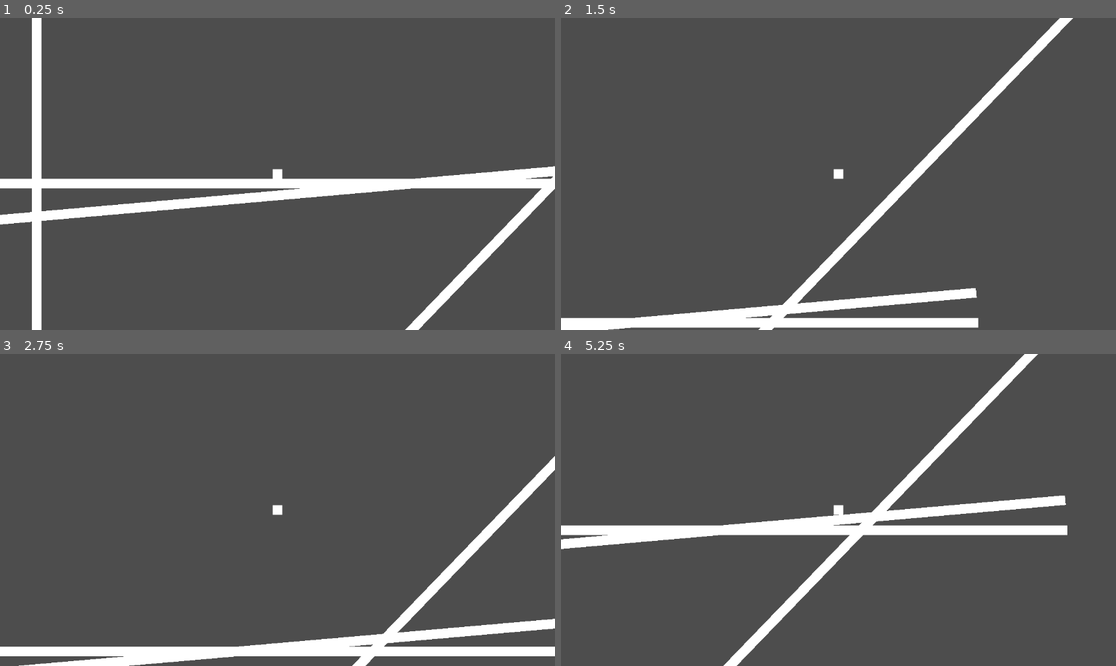
Above: before the commit, frames 1-4 (two rows, left to right).
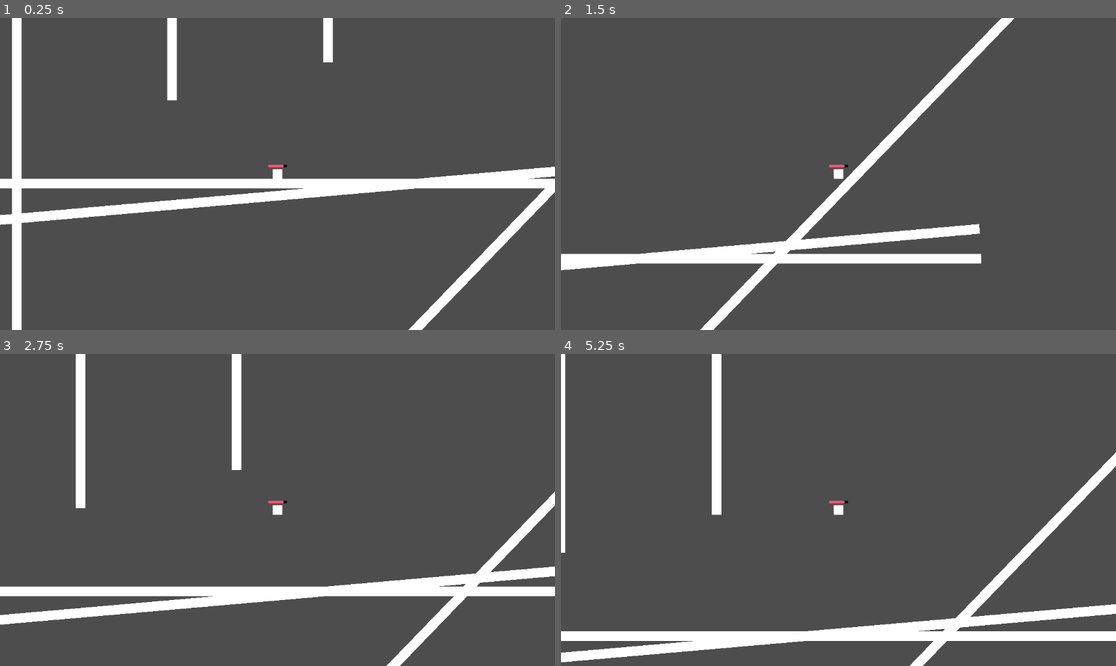
Above: after the commit, the same moments.

Repository: joesobo/BoxV1
Game: Godot game, scene res://main.tscn
The game is run twice, just before and just after one commit, with the same random seed, the same clock (stepped at 60 frames per second) and the same inputs.
Inputs:
- Up to frame 1 (0.25 s): no input
- Up to frame 2 (1.5 s): tap Enter at 0.5 s; hold Up (jump) 0.53-1.28 s; hold Right (right) from 0.53 s (still down); tap Up (jump) at 1.35 s
- Up to frame 3 (2.75 s): tap Up (jump) at 1.52, 1.82 s; release Right (right) at 2.03 s; hold Left (left) from 2.03 s (still down); hold Up (jump) from 2.03 s (still down)
- Up to frame 4 (5.25 s): release Left (left) at 2.78 s; release Up (jump) at 2.78 s; hold Right (right) 2.78-4.28 s; tap Up (jump) at 2.85, 3.02, 3.32, 4.35, 4.52, 4.82 s; hold Up (jump) 3.53-4.28 s; hold Left (left) 4.28-5.03 s; hold Right (right) from 5.03 s (still down); hold Up (jump) from 5.03 s (still down)

The runs differ from the first frame. In frame 1, 5.0% of the frame differs, in the area x 0-100%, y 0-100%; in frame 2, 13%; in frame 3, 15%; in frame 4, 16%.

Commit message:
much better player controller

Diff:
--- a/PlayerController.gd
+++ b/PlayerController.gd
@@ -1,21 +1,92 @@
 extends CharacterBody2D
 
-@export var speed = 600
-@export var jumpForce = 2000
+@export var speed := 600
+@export var jump_force := 1750
+@export var max_fall_speed := 2000
+@export var max_wall_jump_count := 3
+
+@export var fall_multiplier := 60
+@export var low_jump_multiplier := 100
+
+const gravity := 98
+
+var wall_jump_count := 0
+var is_sliding := false
+var vertical_input := Vector2.ZERO
+var horizontal_input := Vector2.ZERO
 
 
-func get_input():
-	var horizontal_movement = Input.get_vector("left", "right", "", "")
-	var vertical_movement = Input.get_vector("", "", "jump", "down")
-
-	velocity.x = horizontal_movement.x * speed
-
-	if is_on_floor():
-		velocity.y = vertical_movement.y * jumpForce
-	else:
-		velocity.y += 98
+func next_to_wall():
+	return next_to_left_wall() || next_to_right_wall()
 
 
-func _physics_process(_delta):
-	get_input()
+func next_to_left_wall():
+	return $RightWall.is_colliding()
+
+
+func next_to_right_wall():
+	return $LeftWall.is_colliding()
+
+
+func is_aiming_into_wall():
+	return (
+		(next_to_right_wall() && get_wall_normal().x > 0 && horizontal_input.x < 0)
+		|| (next_to_left_wall() && get_wall_normal().x < 0 && horizontal_input.x > 0)
+	)
+
+func check_wall_slide():
+	return velocity.y > 0 && is_aiming_into_wall()
+
+func check_wall_jump():
+	return (
+		next_to_wall()
+		&& Input.is_action_pressed("jump")
+		&& wall_jump_count < max_wall_jump_count
+		&& velocity.y > 0
+	)
+
+func check_gravity_fall():
+	return !is_sliding && !is_on_floor() && velocity.y < gravity
+
+func get_input(delta):
+	vertical_input = Input.get_vector("", "", "jump", "down")
+	horizontal_input = Input.get_vector("left", "right", "", "")
+
+	# Horizontal movement
+	if wall_jump_count == 0:
+		velocity.x = horizontal_input.x * speed
+
+	# Wall slide
+	is_sliding = check_wall_slide()
+
+	# Wall jump
+	if check_wall_jump():
+		is_sliding = false
+
+		velocity.y = -1 * jump_force
+		velocity.x = get_wall_normal().x * speed
+
+		wall_jump_count += 1
+
+	# Jump
+	if is_on_floor():
+		velocity.y = vertical_input.y * jump_force
+		wall_jump_count = 0
+
+	# Fall
+	if is_sliding:
+		velocity.y = gravity
+	elif check_gravity_fall():
+		velocity.y += gravity
+
+	# Fall faster
+	if velocity.y > 0:
+		velocity.y += gravity * fall_multiplier * delta
+	# Dynamic Jump
+	elif velocity.y < 0 && vertical_input.y == 0:
+		velocity.y += gravity * low_jump_multiplier * delta
+
+
+func _physics_process(delta):
+	get_input(delta)
 	move_and_slide()
--- /dev/null
+++ b/UITheme.tres
@@ -0,0 +1,11 @@
+[gd_resource type="Theme" load_steps=2 format=3 uid="uid://cs53vtwmuxfcq"]
+
+[sub_resource type="StyleBoxFlat" id="StyleBoxFlat_rncjp"]
+bg_color = Color(0, 0, 0, 1)
+corner_radius_top_left = 10
+corner_radius_top_right = 10
+corner_radius_bottom_right = 10
+corner_radius_bottom_left = 10
+
+[resource]
+Panel/styles/panel = SubResource("StyleBoxFlat_rncjp")
--- a/main.tscn
+++ b/main.tscn
@@ -1,10 +1,18 @@
-[gd_scene load_steps=6 format=3 uid="uid://wr0bal1t33v5"]
+[gd_scene load_steps=8 format=3 uid="uid://wr0bal1t33v5"]
 
 [ext_resource type="Script" path="res://PlayerController.gd" id="1_0ybxj"]
+[ext_resource type="Theme" uid="uid://cs53vtwmuxfcq" path="res://UITheme.tres" id="2_3sd15"]
 
 [sub_resource type="CanvasTexture" id="CanvasTexture_w4ywb"]
 
 [sub_resource type="RectangleShape2D" id="RectangleShape2D_hv0ns"]
+
+[sub_resource type="StyleBoxFlat" id="StyleBoxFlat_ywvkn"]
+bg_color = Color(1, 0.317647, 0.447059, 1)
+corner_radius_top_left = 10
+corner_radius_top_right = 10
+corner_radius_bottom_right = 10
+corner_radius_bottom_left = 10
 
 [sub_resource type="CanvasTexture" id="CanvasTexture_gde37"]
 
@@ -15,10 +23,10 @@
 position = Vector2(559, 325)
 
 [node name="Players" type="CharacterBody2D" parent="."]
+position = Vector2(-7, 5)
 floor_stop_on_slope = false
 script = ExtResource("1_0ybxj")
 speed = 750
-jumpForce = 1750
 
 [node name="Camera2D" type="Camera2D" parent="Players"]
 
@@ -28,6 +36,28 @@
 
 [node name="CollisionShape2D" type="CollisionShape2D" parent="Players"]
 shape = SubResource("RectangleShape2D_hv0ns")
+
+[node name="HealthBar" type="Panel" parent="Players"]
+offset_left = -20.0
+offset_top = -19.0
+offset_right = 20.0
+offset_bottom = -14.0
+theme = ExtResource("2_3sd15")
+
+[node name="Panel" type="Panel" parent="Players/HealthBar"]
+offset_right = 33.0
+offset_bottom = 5.0
+theme = ExtResource("2_3sd15")
+theme_override_styles/panel = SubResource("StyleBoxFlat_ywvkn")
+
+[node name="RightWall" type="RayCast2D" parent="Players"]
+rotation = -1.5708
+target_position = Vector2(2.08165e-12, 15)
+
+[node name="LeftWall" type="RayCast2D" parent="Players"]
+position = Vector2(0, 1)
+rotation = 1.5708
+target_position = Vector2(2.08165e-12, 15)
 
 [node name="Floor3" type="StaticBody2D" parent="."]
 position = Vector2(500, 100)
@@ -68,7 +98,7 @@
 shape = SubResource("RectangleShape2D_vj7qx")
 
 [node name="Floor4" type="StaticBody2D" parent="."]
-position = Vector2(-500, 2.08165e-12)
+position = Vector2(-548, -394)
 rotation = 1.5708
 
 [node name="Sprite2D" type="Sprite2D" parent="Floor4"]
@@ -79,3 +109,42 @@
 position = Vector2(2.08165e-12, 2.08165e-12)
 scale = Vector2(100, 10)
 shape = SubResource("RectangleShape2D_vj7qx")
+
+[node name="Floor6" type="StaticBody2D" parent="."]
+position = Vector2(-226, -1148)
+rotation = 1.5708
+
+[node name="Sprite2D" type="Sprite2D" parent="Floor6"]
+scale = Vector2(2000, 20)
+texture = SubResource("CanvasTexture_gde37")
+
+[node name="CollisionShape2D" type="CollisionShape2D" parent="Floor6"]
+position = Vector2(2.08165e-12, 2.08165e-12)
+scale = Vector2(100, 10)
+shape = SubResource("RectangleShape2D_vj7qx")
+
+[node name="Floor7" type="StaticBody2D" parent="."]
+position = Vector2(98, -1227)
+rotation = 1.5708
+
+[node name="Sprite2D" type="Sprite2D" parent="Floor7"]
+scale = Vector2(2000, 20)
+texture = SubResource("CanvasTexture_gde37")
+
+[node name="CollisionShape2D" type="CollisionShape2D" parent="Floor7"]
+position = Vector2(2.08165e-12, 2.08165e-12)
+scale = Vector2(100, 10)
+shape = SubResource("RectangleShape2D_vj7qx")
+
+[node name="Floor5" type="StaticBody2D" parent="."]
+position = Vector2(-171, -1652)
+rotation = -0.802851
+
+[node name="Sprite2D" type="Sprite2D" parent="Floor5"]
+scale = Vector2(2000, 20)
+texture = SubResource("CanvasTexture_gde37")
+
+[node name="CollisionShape2D" type="CollisionShape2D" parent="Floor5"]
+position = Vector2(2.08165e-12, 2.08165e-12)
+scale = Vector2(100, 10)
+shape = SubResource("RectangleShape2D_vj7qx")
